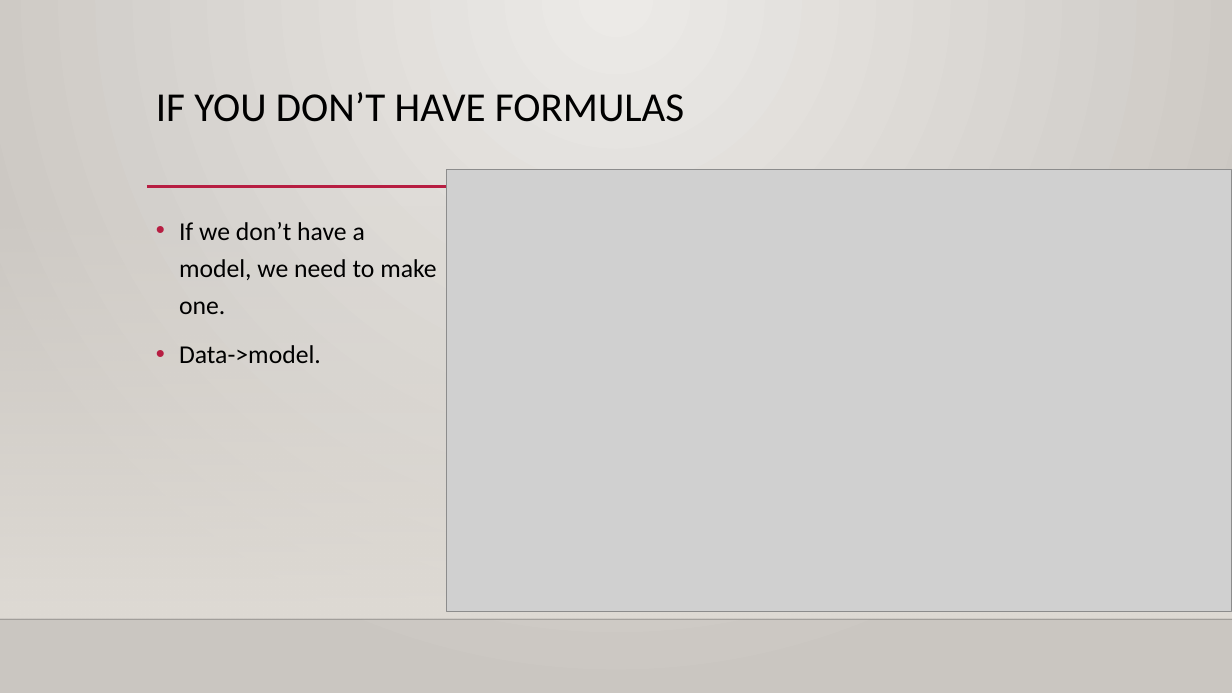
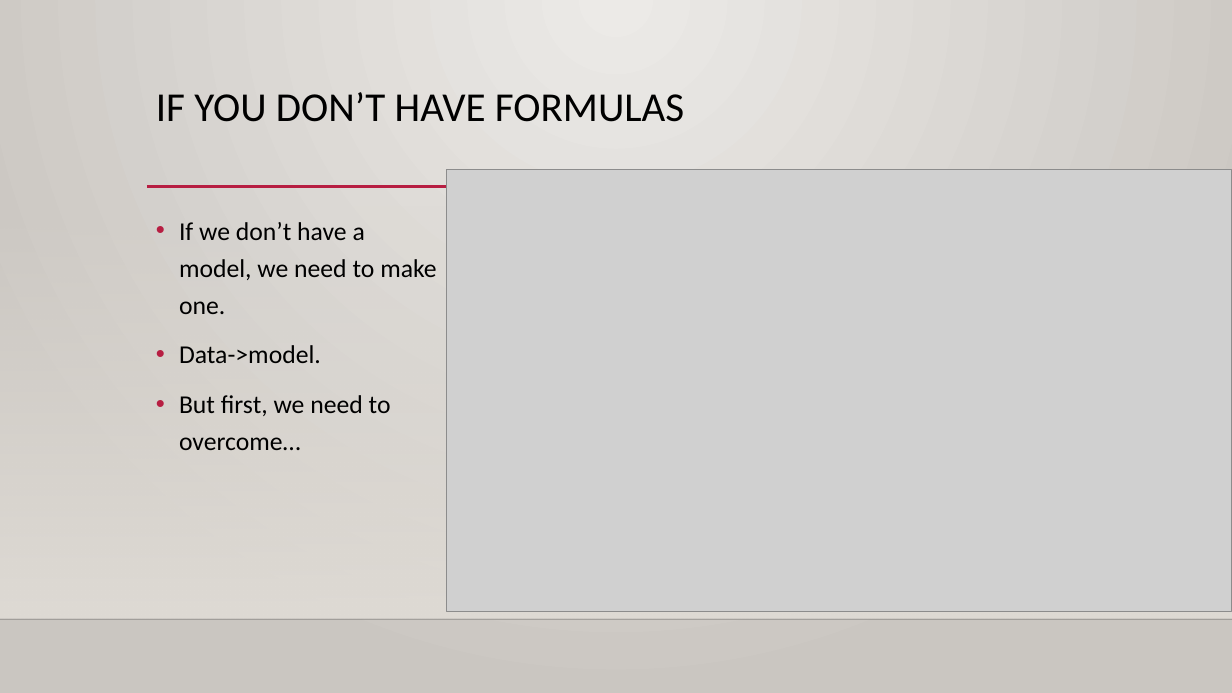
Before and after one commit to AkeemSemperDataScience/Basic_Stats_in_Python_Student_Repository, a slide deck: slide 17 of reference_material/slides/019A_Survival_Hazard.pptx (slide 15 before the commit). Drawn at 1232x693 pixels with LibreOffice and Linux fonts; fonts in the diff are those of the drawing; grey boxes stand for pictures; background and template pictures are left out. Boxes give left, top, right and bottom in pixels: in the first picture for what was removed or moved away, otherwise in the second. Text is boxed around its words. In the diff, an @@ line names an element or a change of style, - is before the commit and + after.

```diff
--- a/reference_material/slides/019A_Survival_Hazard.pptx
+++ b/reference_material/slides/019A_Survival_Hazard.pptx
@@ text at bbox=[179, 395, 391, 450]: paragraph added @@
+• But first, we need to overcome…
```
Also in this commit, not shown: 3 other slides changed, 2 slides added, 5 other files.
